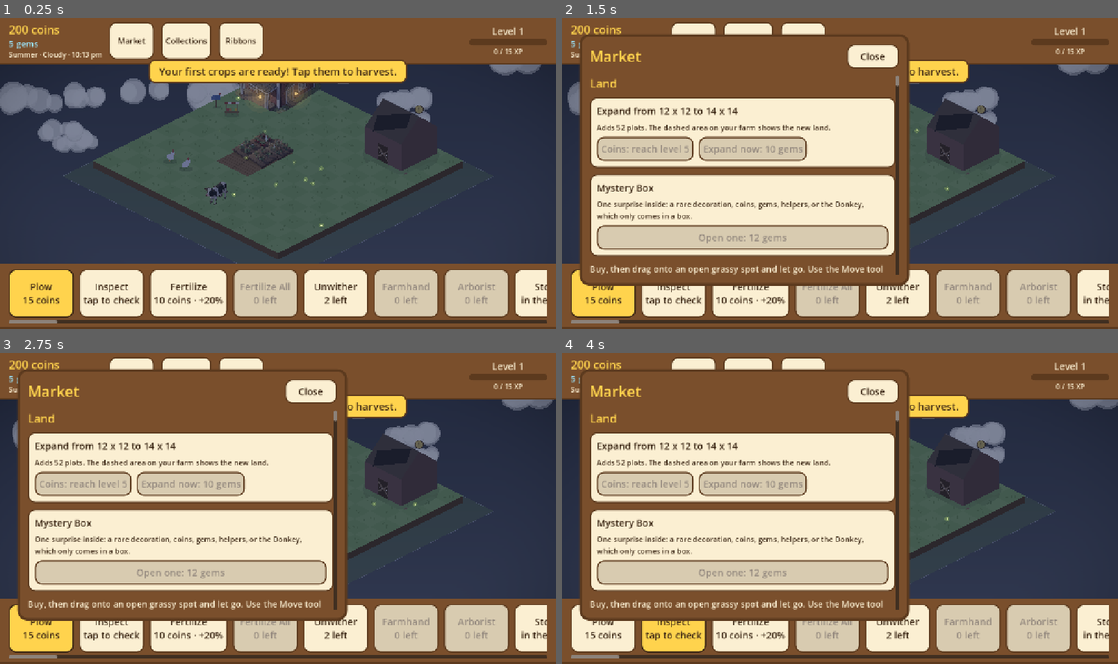
Above: before the commit, frames 1-4 (two rows, left to right).
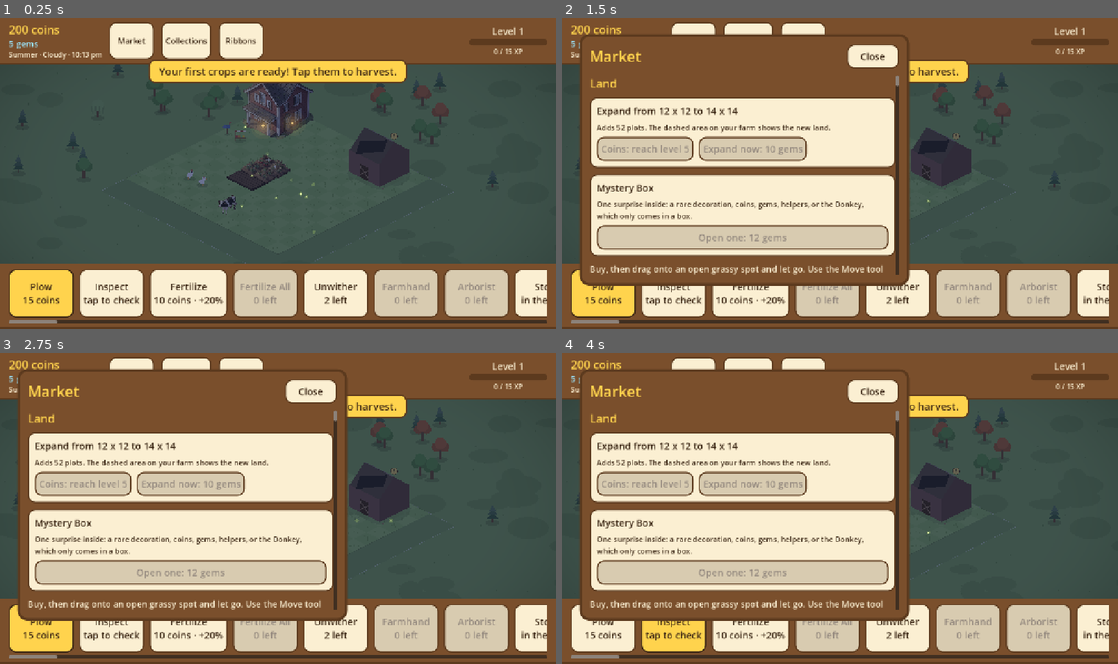
Above: after the commit, the same moments.

Repository: aniket-patra-1998/farm-game
Game: Godot game, scene res://scenes/main.tscn
Two runs of this game, one before a commit and one after it. Both use one fixed random seed, a clock stepped at 60 frames per second and the inputs below.
Inputs:
- Up to frame 1 (0.25 s): no input
- Up to frame 2 (1.5 s): click "Market" at 0.5 s; click "Collections" at 1.25 s
- Up to frame 3 (2.75 s): click "Ribbons" at 2 s
- Up to frame 4 (4 s): click "Plow 15 coins" at 2.75 s; click "Inspect tap to check" at 3.5 s

The runs differ from the first frame. In frame 1, 40% of the frame differs, in the area x 0-100%, y 14-80%; in frame 2, 20%; in frame 3, 20%; in frame 4, 20%.

Commit message:
The farm sits in open country: meadow and trees around it instead of a floating island; the whole farm fits on screen with room for the farmhouse; plowed plots are raised beds that match the painted crops
Co-Authored-By: Claude Opus 5.5 <noreply@anthropic.com>
Claude-Session: https://claude.ai/code/session_014fNSr1566M9NhC2mwnPott

Diff:
--- a/scripts/farm_grid.gd
+++ b/scripts/farm_grid.gd
@@ -11,7 +11,10 @@
 const TILE_W := 128.0
 const TILE_H := 64.0
 const EDGE_DEPTH := 28.0
-const HEADROOM := 48.0 # space above the back row for tall crops
+const HEADROOM := 230.0 # room above the back corner for tall things (the farmhouse sits there)
+const MEADOW_MARGIN := 14  # tiles of countryside drawn around the farm
+## Trees around the farm, in tile coordinates outside your land: [row, col, decoration id].
+static var _scenery: Array = []
 
 const COLOR_COINS := Color("#ffd23f")
 const COLOR_XP := Color("#9be7ff")
@@ -112,8 +115,10 @@
 
 func _draw() -> void:
 	var n := Game.farm_size
+	PlaceholderArt.draw_meadow(self, n, TILE_W, TILE_H, MEADOW_MARGIN)
+	_draw_scenery(n)
 	_draw_next_expansion()
-	PlaceholderArt.draw_farm_edges(self, n, TILE_W, TILE_H, EDGE_DEPTH)
+	PlaceholderArt.draw_farm_border(self, n, TILE_W, TILE_H)
 	# Each object is drawn right after its front tile, so depth order stays right.
 	var after_tile := {}
 	var lifted := int(placing.get("uid", -1))
@@ -154,6 +159,33 @@
 
 
 ## The land the next expansion would add, drawn as dim wild grass around the farm.
+## Trees scattered along the back two sides of the farm (never in front, so nothing hides your land).
+func _draw_scenery(n: int) -> void:
+	if _scenery.is_empty():
+		var rng := RandomNumberGenerator.new()
+		rng.seed = 909
+		var kinds := ["oak_tree", "pine_tree", "maple_tree", "oak_tree", "pine_tree", "willow_tree"]
+		for k in 70:
+			var along := rng.randf_range(-6.0, 34.0)
+			var out := rng.randf_range(1.6, 9.0)
+			_scenery.append([-out, along, kinds[k % kinds.size()]] if k % 2 == 0 else [along, -out, kinds[k % kinds.size()]])
+		_scenery.sort_custom(func(a, b): return float(a[0]) + float(a[1]) < float(b[0]) + float(b[1]))
+	for t in _scenery:
+		var r: float = t[0]
+		var c: float = t[1]
+		if r >= -1.0 and c >= -1.0:
+			continue
+		if r > n + 4 or c > n + 4:
+			continue
+		var id: String = t[2]
+		var at := top_of_f(r + 0.5, c + 0.5) + Vector2(0, TILE_H / 2.0)
+		if SpriteBank.has(id):
+			SpriteBank.draw(self, id, at)
+		else:
+			var g := PackedVector2Array([top_of_f(r, c), top_of_f(r, c + 1), top_of_f(r + 1, c + 1), top_of_f(r + 1, c)])
+			PlaceholderArt.draw_object(self, Game.item_data(id), g, false, 1, 0, 0)
+
+
 func _draw_next_expansion() -> void:
 	var step := Game.next_expansion()
 	if step.is_empty():
@@ -242,7 +274,9 @@
 	if ph == GameState.Phase.GRASS or Game.is_occupied(i):
 		PlaceholderArt.draw_grass(self, top, TILE_W, TILE_H, i * 7919, (row + col) % 2 == 0)
 		return
-	PlaceholderArt.draw_soil(self, top, TILE_W, TILE_H, ph != GameState.Phase.PLOWED)
+	var art := Game.crop_art_for(i) if ph != GameState.Phase.PLOWED else ""
+	if art == "":  # painted crops bring their own raised bed
+		PlaceholderArt.draw_soil(self, top, TILE_W, TILE_H, ph != GameState.Phase.PLOWED)
 	if Game.is_fertilized(i):
 		PlaceholderArt.draw_fertilizer(self, top, TILE_W, TILE_H)
 	if ph == GameState.Phase.PLOWED:
@@ -253,11 +287,10 @@
 		stage = "ripe"
 	elif ph == GameState.Phase.WITHERED:
 		stage = "withered"
-	var art := Game.crop_art_for(i)
 	if art != "":
 		SpriteBank.draw(self, art, top + Vector2(0, TILE_H / 2.0))
 	else:
-		PlaceholderArt.draw_crop(self, top + Vector2(0, TILE_H / 2.0), TILE_W, TILE_H, crop, stage, Game.growth(i))
+		PlaceholderArt.draw_crop(self, top + Vector2(0, TILE_H / 2.0 - PlaceholderArt.SLAB), TILE_W, TILE_H, crop, stage, Game.growth(i))
 	if stage == "ripe":
 		# Each plot twinkles on its own beat, so a ripe field shimmers instead of blinking.
 		var t := Time.get_ticks_msec() / 1000.0
--- a/scripts/main.gd
+++ b/scripts/main.gd
@@ -208,7 +208,9 @@
 func _clamp_camera() -> void:
 	var z := camera.zoom.x
 	var view := get_viewport_rect().size
-	var area := grid.get_bounds().grow_individual(0, FarmHud.TOP_H / z, 0, FarmHud.BOTTOM_H / z)
+	# You can pan out over the countryside a little, but not off into nothing.
+	var pad := FarmGrid.TILE_W * 4.0
+	var area := grid.get_bounds().grow_individual(pad, FarmHud.TOP_H / z + pad / 2.0, pad, FarmHud.BOTTOM_H / z + pad / 2.0)
 	var half := view / (2.0 * z)
 	var lo := area.position + half
 	var hi := area.end - half
--- a/scripts/placeholder_art.gd
+++ b/scripts/placeholder_art.gd
@@ -32,6 +32,55 @@
 
 
 ## Earth sides under the front two edges of the farm, so it reads as a raised plot.
+## The countryside around the farm: meadow out to the edges of the view, a little darker than your land,
+## so the farm sits in open country (as in FarmVille) instead of floating in the sky.
+const MEADOW := Color("#7cb653")
+const MEADOW_DARK := Color("#6fa84a")
+const MEADOW_TUFT := Color("#5f9a3e")
+
+
+static func draw_meadow(ci: CanvasItem, n: int, w: float, h: float, margin: int) -> void:
+	var a := -float(margin)
+	var b := float(n + margin)
+	var top := Vector2((a - a) * w / 2.0, (a + a) * h / 2.0)
+	var right := Vector2((b - a) * w / 2.0, (b + a) * h / 2.0)
+	var bottom := Vector2((b - b) * w / 2.0, (b + b) * h / 2.0)
+	var left := Vector2((a - b) * w / 2.0, (a + b) * h / 2.0)
+	ci.draw_colored_polygon(PackedVector2Array([top, right, bottom, left]), MEADOW)
+	# Patches of darker grass and tufts, the same every time.
+	var rng := RandomNumberGenerator.new()
+	rng.seed = 4242
+	for k in 260:
+		var r := rng.randf_range(a, b)
+		var c := rng.randf_range(a, b)
+		if r > -0.5 and r < n + 0.5 and c > -0.5 and c < n + 0.5:
+			continue
+		var p := Vector2((c - r) * w / 2.0, (c + r) * h / 2.0)
+		if k % 3 == 0:
+			draw_ellipse_at(ci, p, w * rng.randf_range(0.4, 1.1), h * rng.randf_range(0.35, 0.9), MEADOW_DARK)
+		else:
+			ci.draw_line(p, p + Vector2(-3, -7), MEADOW_TUFT, 2.0)
+			ci.draw_line(p, p + Vector2(0, -9), MEADOW_TUFT, 2.0)
+			ci.draw_line(p, p + Vector2(3, -7), MEADOW_TUFT, 2.0)
+
+
+static func draw_ellipse_at(ci: CanvasItem, center: Vector2, rx: float, ry: float, col: Color) -> void:
+	var pts := PackedVector2Array()
+	for k in 20:
+		var t := TAU * k / 20.0
+		pts.append(center + Vector2(cos(t) * rx, sin(t) * ry))
+	ci.draw_colored_polygon(pts, col)
+
+
+## A soft line where your land ends, instead of the old floating-island edges.
+static func draw_farm_border(ci: CanvasItem, n: int, w: float, h: float) -> void:
+	var t := Vector2(0, 0)
+	var r := Vector2(n * w / 2.0, n * h / 2.0)
+	var b := Vector2(0, n * h)
+	var l := Vector2(-n * w / 2.0, n * h / 2.0)
+	ci.draw_polyline(PackedVector2Array([t, r, b, l, t]), Color(0.25, 0.4, 0.15, 0.35), 3.0)
+
+
 static func draw_farm_edges(ci: CanvasItem, n: int, w: float, h: float, depth: float) -> void:
 	var left := Vector2(-n * w / 2.0, n * h / 2.0)
 	var bottom := Vector2(0, n * h)
@@ -54,18 +103,31 @@
 		ci.draw_line(p, p + Vector2(3, -7), GRASS_TUFT, 2.0)
 
 
+## Plowed plots are raised beds, like FarmVille's and like the painted crop art: a soil top lifted by
+## SLAB px over the tile, with darker sides.
+const SLAB := 10.0
+const BED_TOP := Color("#6e4c37")
+const BED_TOP_WET := Color("#5f412f")
+const BED_LEFT := Color("#4a3123")
+const BED_RIGHT := Color("#33211a")
+const BED_FURROW := Color("#4e3426")
+
+
 static func draw_soil(ci: CanvasItem, top: Vector2, w: float, h: float, planted: bool) -> void:
-	var pts := diamond(top, w, h)
-	ci.draw_colored_polygon(pts, SOIL_WET if planted else SOIL)
-	# Furrows run parallel to the top-right edge.
+	var base := diamond(top, w, h)
+	var up := Vector2(0, -SLAB * w / 128.0)
+	var pts := PackedVector2Array([base[0] + up, base[1] + up, base[2] + up, base[3] + up])
+	ci.draw_colored_polygon(PackedVector2Array([pts[3], pts[2], base[2], base[3]]), BED_LEFT)
+	ci.draw_colored_polygon(PackedVector2Array([pts[2], pts[1], base[1], base[2]]), BED_RIGHT)
+	ci.draw_colored_polygon(pts, BED_TOP_WET if planted else BED_TOP)
 	var t_ := pts[0]
 	var r_ := pts[1]
 	var b_ := pts[2]
 	var l_ := pts[3]
 	for k in range(1, 5):
 		var f := k / 5.0
-		ci.draw_line(t_.lerp(l_, f), r_.lerp(b_, f), SOIL_FURROW, 2.5)
-	ci.draw_polyline(PackedVector2Array([pts[0], pts[1], pts[2], pts[3], pts[0]]), OUTLINE, 1.5)
+		ci.draw_line(t_.lerp(l_, f), r_.lerp(b_, f), BED_FURROW, 2.5)
+	ci.draw_polyline(PackedVector2Array([pts[0], pts[1], pts[2], base[2], base[3], pts[3], pts[0]]), Color("#241410"), 1.5)
 
 
 # ---------------------------------------------------------------- crops
--- a/tests/shots.gd
+++ b/tests/shots.gd
@@ -136,6 +136,14 @@
 		await _frames(30)
 		_shot(dir + "/time_%s.png" % scene[0])
 	Game.weather_override = ""
+	# A brand-new farm, framed the way a new player first sees it.
+	Game.debug_time_offset = (int(12.0 * 3600) - int(Time.get_unix_time_from_system()) % 86400 + 86400) % 86400
+	Game.reset_game()
+	Game.objects_changed.emit()
+	Game.plot_changed.emit(-1)
+	Game.farm_expanded.emit(Game.farm_size)
+	await _frames(20)
+	_shot(dir + "/start.png")
 	print("Screenshots saved to " + dir)
 	get_tree().quit()
 
